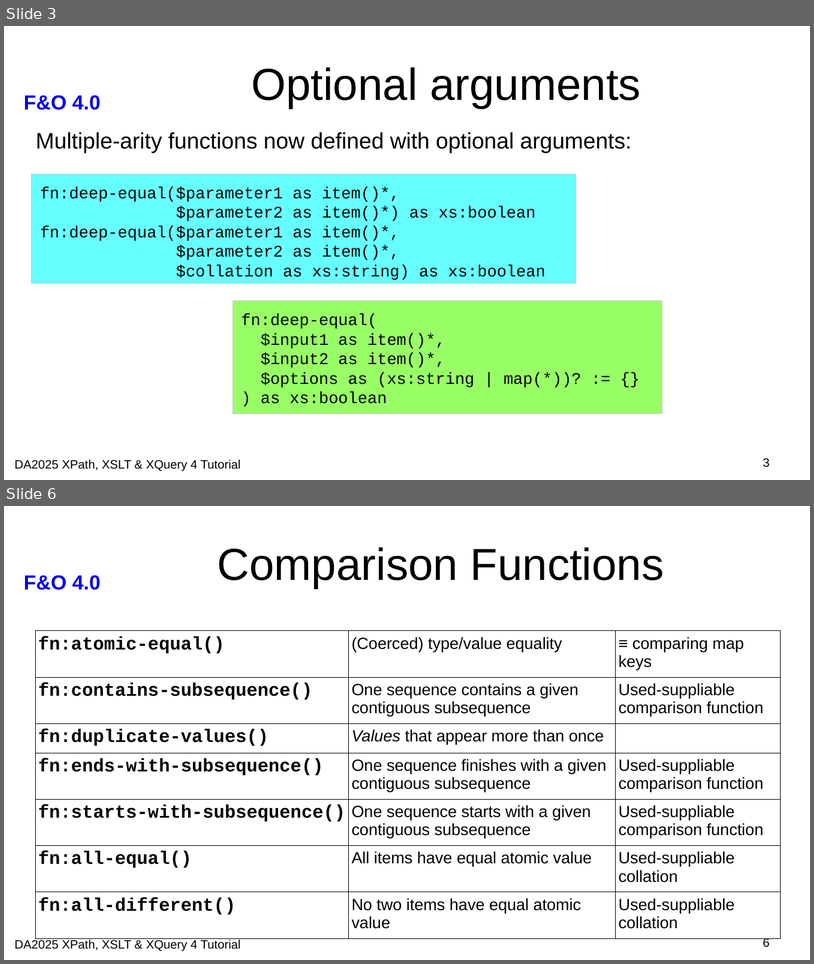
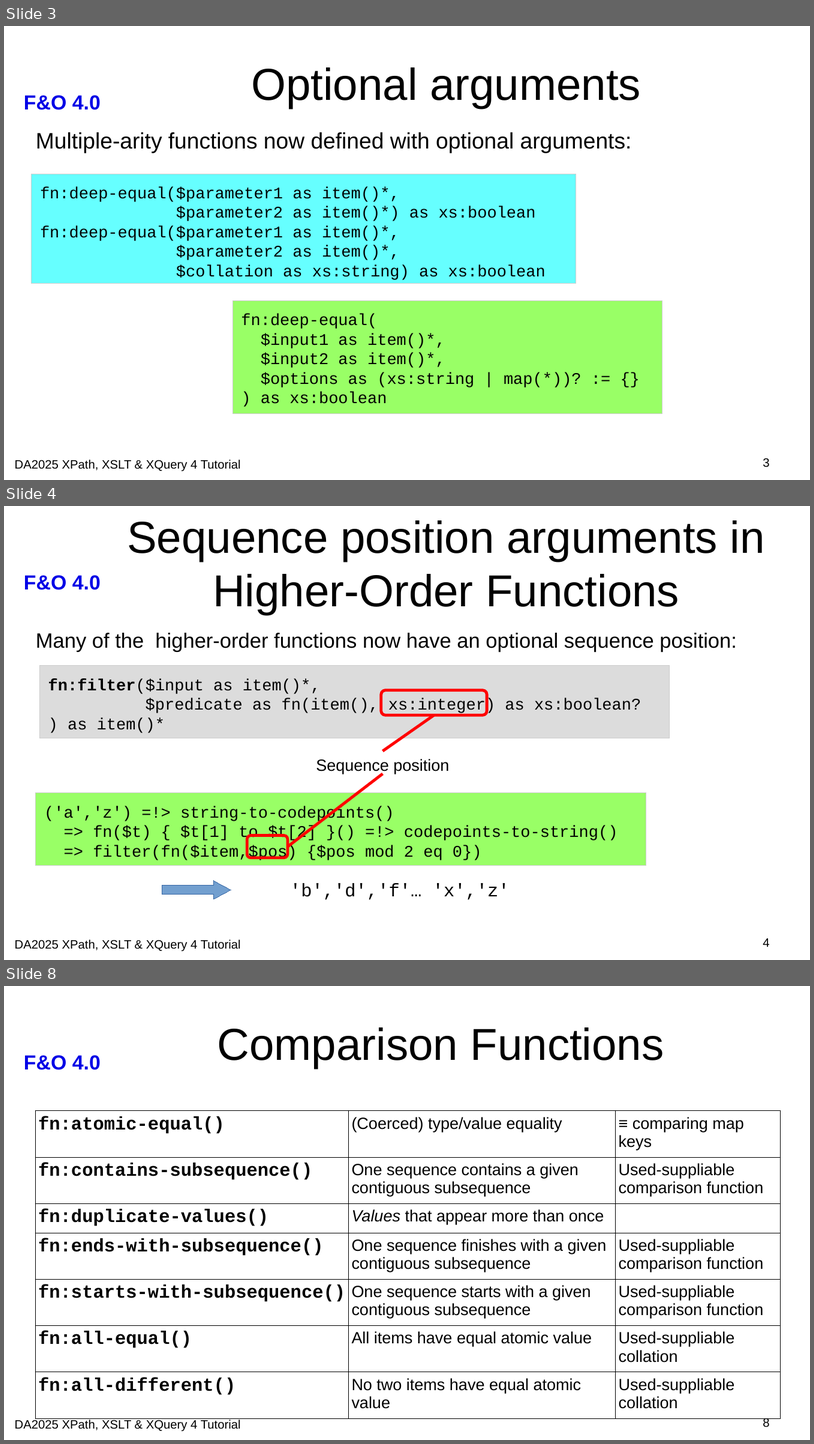
Before and after one commit to johnlumley/johnlumley.github.io, a slide deck: DA2025/slides/QT4-FO.odp. Shown one above the other, each under a label of ours: slides 3 and 6 before the commit, slides 3, 4 and 8 after it; the slides between them are not shown. The pictures are 814x964 and 814x1444 pixels, drawn with LibreOffice and Linux fonts; fonts in the diff are those of the drawing; background and template pictures are left out. Boxes give left, top, right and bottom in pixels: in the first picture for what was removed or moved away, otherwise in the second. Text is boxed around its words. In the diff, an @@ line names an element or a change of style, - is before the commit and + after.

```diff
--- a/DA2025/slides/QT4-FO.odp
+++ b/DA2025/slides/QT4-FO.odp
@@ slide 4 added at [4,506,810,960], background #FFFFFF; not listed: 1 template element that a slide beside it also shows @@
@@ title added at [127,520,765,615], 44 pt, text #000000 @@
+Sequence position arguments in Higher-Order Functions
@@ text added at [36,633,737,652], 20.4 pt, text #000000 @@
+Many of the higher-order functions now have an optional sequence position:
@@ rectangle added at [40,666,670,738], fill #DCDCDC, outline #CCCCCC 0 pt, 16 pt, text #000000 @@
+fn:filter($input as item()*,
+$predicate as fn(item(), xs:integer) as xs:boolean?
+) as item()*
@@ rounded rectangle added at [381,690,488,715], outline #FF0000 2.83 pt @@
@@ line added from (383, 751) to (434, 715), #FF0000 2.83 pt @@
@@ line added from (383, 774) to (288, 846), #FF0000 2.83 pt @@
@@ text added at [316,759,449,774], 16 pt, text #000000 @@
+Sequence position
@@ rectangle added at [35,793,646,865], fill #99FF66, outline #CCCCCC 0 pt, 16 pt, text #000000 @@
+('a','z') =!> string-to-codepoints()
+=> fn($t) { $t[1] to $t[2] }() =!> codepoints-to-string()
+=> filter(fn($item,$pos) {$pos mod 2 eq 0})
@@ rounded rectangle added at [247,835,288,858], outline #FF0000 2.83 pt @@
@@ right arrow added at [162,880,231,899], fill #729FCF, outline #3465A4 0 pt @@
@@ text added at [290,883,510,900], 18 pt, text #000000 @@
+'b','d','f'… 'x','z'
@@ text added at [15,939,241,951], 12 pt, text #000000 @@
+DA2025 XPath, XSLT & XQuery 4 Tutorial
@@ page number added at [763,938,770,946], 12 pt, text #000000 @@
+4
@@ what was slide 6 is now slide 8 @@
@@ page number at [763,1418,770,1427]: text changed @@
-6
+8
```
Also in this commit, not shown: 6 slides changed, 2 other slides added, 4 other files.
